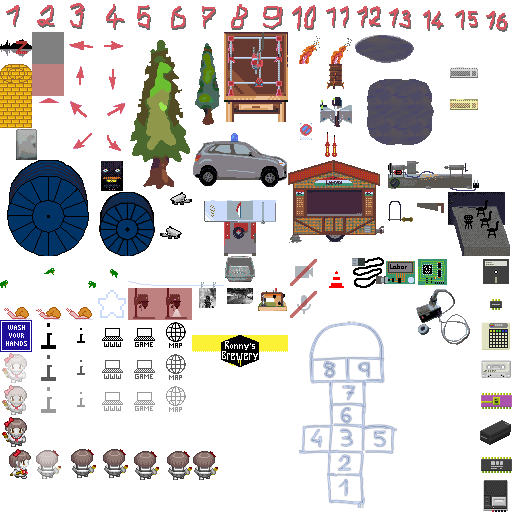
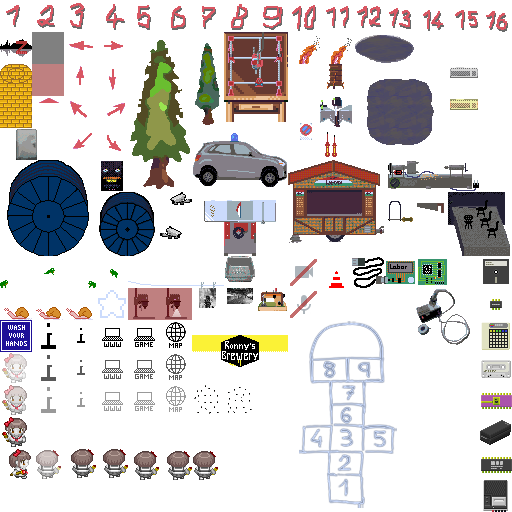
Layers edited between the first and the second (512, 512) image:
pixels changed over [194, 385, 252, 414] (layer not identified)
